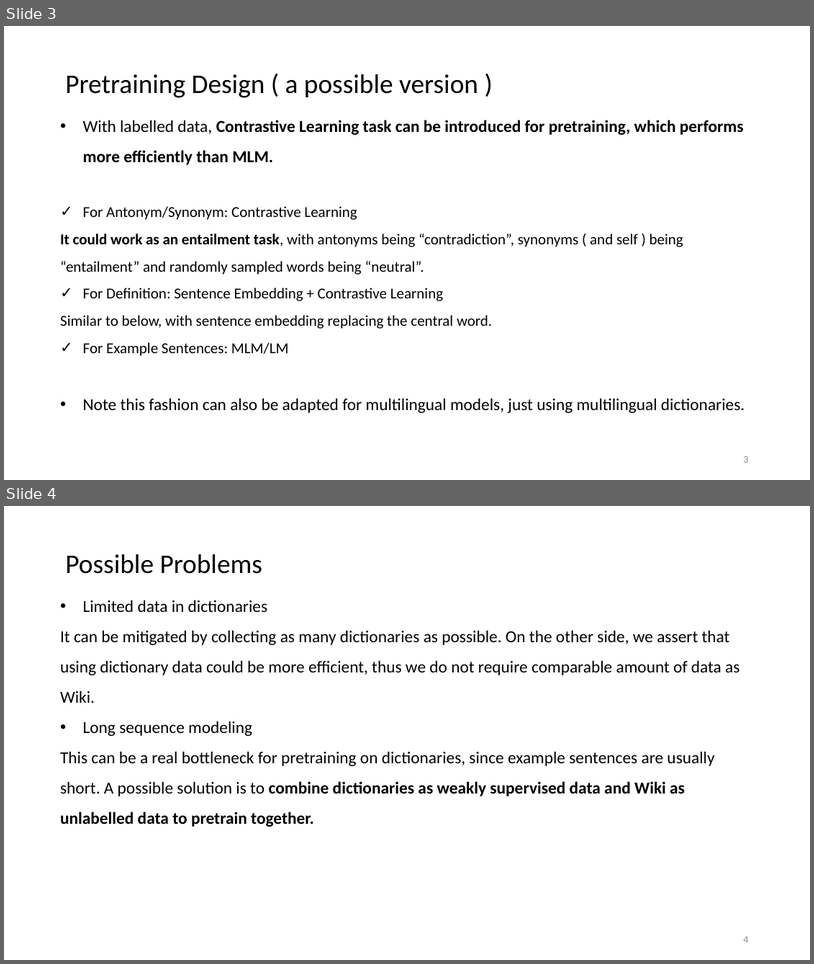
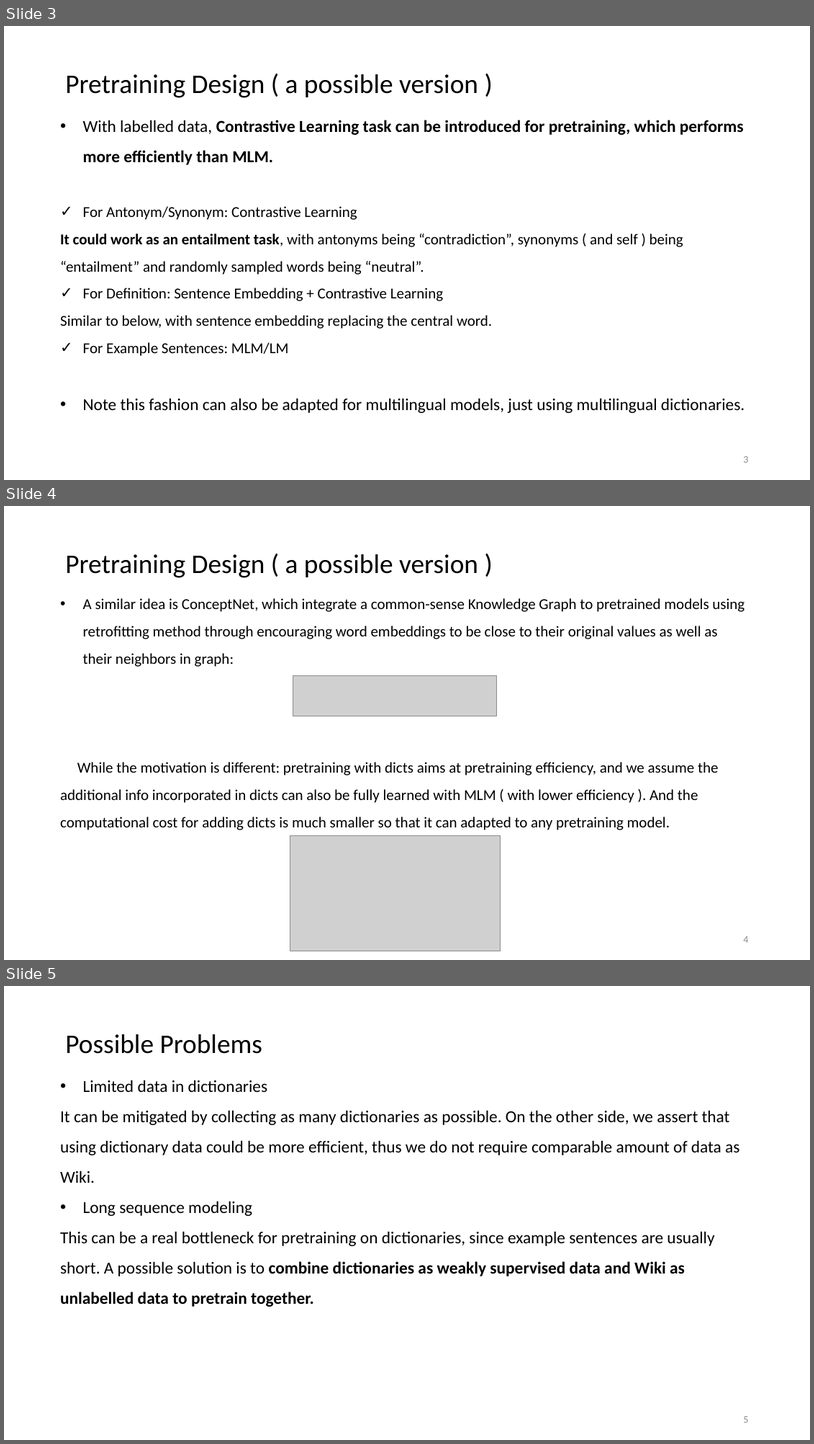
Before and after one commit to Drackyyy/Survey_slides, a slide deck: Pretraining with dictionaries.pptx. Shown one above the other, each under a label of ours: slides 3 and 4 before the commit, slides 3, 4 and 5 after it. The pictures are 814x964 and 814x1444 pixels, drawn with LibreOffice and Linux fonts; fonts in the diff are those of the drawing; grey boxes stand for pictures. Boxes give left, top, right and bottom in pixels: in the first picture for what was removed or moved away, otherwise in the second. Text is boxed around its words. In the diff, an @@ line names an element or a change of style, - is before the commit and + after.

```diff
--- a/Pretraining with dictionaries.pptx
+++ b/Pretraining with dictionaries.pptx
@@ slide 4 added at [4,506,810,960], background #FFFFFF @@
@@ title added at [65,554,478,578], 32 pt, text #000000 @@
+Pretraining Design ( a possible version )
@@ text added at [60,598,745,830], 18 pt, text #000000 @@
+• A similar idea is ConceptNet, which integrate a common-sense Knowledge Graph to pretrained models using retrofitting method through encouraging word embeddings to be close to their original values as well as their neighbors in graph:
+While the motivation is different: pretraining with dicts aims at pretraining efficiency, and we assume the additional info incorporated in dicts can also be fully learned with MLM ( with lower efficiency ). And the computational cost for adding dicts is much smaller so that it can adapted to any pretraining model.
@@ picture added at [293,675,497,716] @@
@@ picture added at [290,836,500,951] @@
@@ page number added at [743,936,748,942], 12 pt, text #8C8C8C @@
+4
@@ what was slide 4 is now slide 5 @@
@@ page number at [743,1416,748,1422]: text changed @@
-4
+5
```
Also in this commit, not shown: 1 slide changed.
